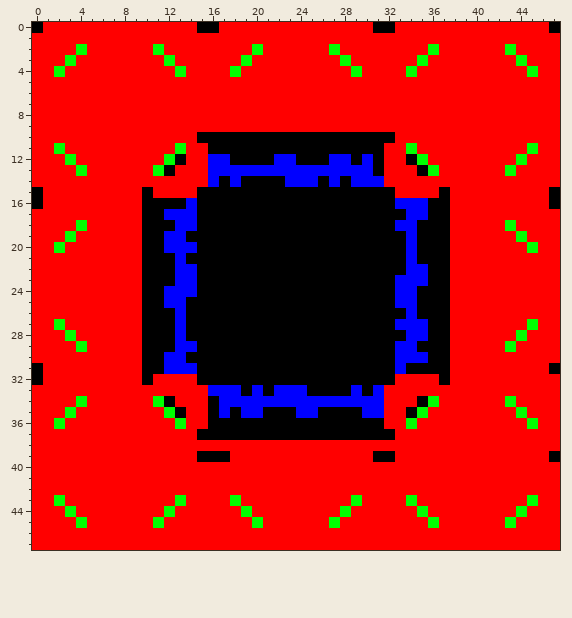
One commit to this pixel-art sprite: Assets/Working files/env_laser.png. This is how it looked before the edit.
The file is 48x48 pixels.
The same view after the edit:
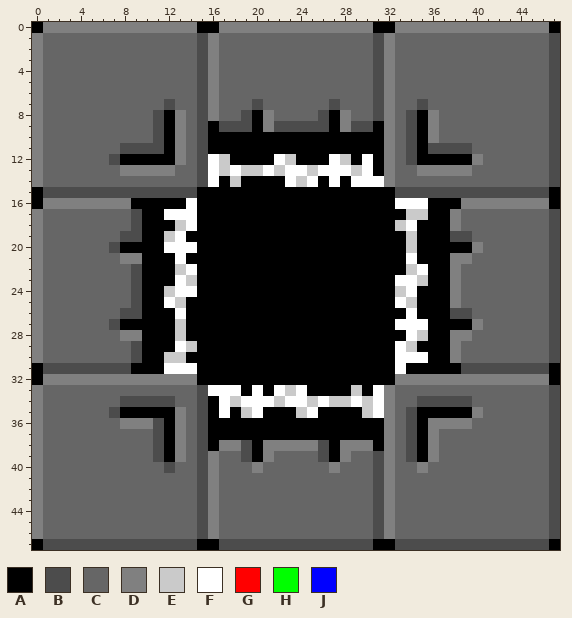
Palette (. is transparent): A #000000  B #4c4c4c  C #666666  D #808080  E #cacaca  F #ffffff  G #ff0000  H #00ff00  J #0000ff
Difference:
Changed rows in their new state; - is an unchanged pixel.
first column x 0:
 0 -DDDDDDDDDDDDDD--DDDDDDDDDDDDDD--DDDDDDDDDDDDDD-
 1 DCCCCCCCCCCCCCCBDCCCCCCCCCCCCCCBDCCCCCCCCCCCCCCB
 2 DCCCCCCCCCCCCCCBDCCCCCCCCCCCCCCBDCCCCCCCCCCCCCCB
 3 DCCCCCCCCCCCCCCBDCCCCCCCCCCCCCCBDCCCCCCCCCCCCCCB
 4 DCCCCCCCCCCCCCCBDCCCCCCCCCCCCCCBDCCCCCCCCCCCCCCB
 5 DCCCCCCCCCCCCCCBDCCCCCCCCCCCCCCBDCCCCCCCCCCCCCCB
 6 DCCCCCCCCCCCCCCBDCCCCCCCCCCCCCCBDCCCCCCCCCCCCCCB
 7 DCCCCCCCCCCCBCCBDCCCBCCCCCCBCCCBDCCBCCCCCCCCCCCB
 8 DCCCCCCCCCCBADCBDCCBADCCCCBADCCBDCBADCCCCCCCCCCB
 9 DCCCCCCCCCCBADCBABBBADBBBBBADBBADCBADCCCCCCCCCCB
10 DCCCCCCCCCCBADCB----------------DCBADCCCCCCCCCCB
11 DCCCCCCCBBBBADCB----------------DCBABBBBCCCCCCCB
12 DCCCCCCBAAAAADCBFE----FE---FE-F-DCBAAAAADCCCCCCB
13 DCCCCCCCDDDDDCCBFEFEEFEFFEFFFEF-DCCDDDDDCCCCCCCB
14 DCCCCCCCCCCCCCCBF-E----FEF-F-FFFDCCCCCCCCCCCCCCB
15 -BBBBBBBBBBBBBB------------------BBBBBBBBBBBBBB-
16 -DDDDDDDDA----F------------------FFF--ADDDDDDDD-
17 DCCCCCCCCB--FFF-------------------EE--DCCCCCCCCB
18 DCCCCCCCCB---EF------------------EF---DCCCCCCCCB
19 DCCCCCCCBB--EF--------------------E---BBCCCCCCCB
20 DCCCCCCBAA--FFF-------------------E---AADCCCCCCB
21 DCCCCCCCDD---F--------------------F---DDCCCCCCCB
22 DCCCCCCCCB---EF-------------------EF--DCCCCCCCCB
23 DCCCCCCCCB---FE------------------FFE--DCCCCCCCCB
24 DCCCCCCCCB--EFF------------------EF---DCCCCCCCCB
25 DCCCCCCCCB--FE-------------------FE---DCCCCCCCCB
26 DCCCCCCCBB---F--------------------F---BBCCCCCCCB
27 DCCCCCCBAA---E-------------------FFF--AADCCCCCCB
28 DCCCCCCCDD---E--------------------FE--DDCCCCCCCB
29 DCCCCCCCCB---FE------------------FE---DCCCCCCCCB
30 DCCCCCCCCB--EE-------------------FFF--DCCCCCCCCB
31 -BBBBBBBBA--FFF------------------F----ABBBBBBBB-
32 -DDDDDDDDDDDDDD------------------DDDDDDDDDDDDDDA
33 DCCCCCCCCCCCCCCBFFF-F-FEF----E-FDCCCCCCCCCCCCCCB
34 DCCCCCCCBBBBBCCB-FEFFFEFFEFEEFEFDCCBBBBBCCCCCCCB
35 DCCCCCCBAAAAADCB-F-EF---EF----EFDCBAAAAADCCCCCCB
36 DCCCCCCCDDDBADCB----------------DCBADDDDCCCCCCCB
37 DCCCCCCCCCCBADCB----------------DCBADCCCCCCCCCCB
38 DCCCCCCCCCCBADCBADDBADDDDDBADDDADCBADCCCCCCCCCCB
39 DCCCCCCCCCCBADCBDCCBADCCCCBADCCBDCBADCCCCCCCCCCB
40 DCCCCCCCCCCCBCCBDCCCDCCCCCCDCCCBDCCDCCCCCCCCCCCB
41 DCCCCCCCCCCCCCCBDCCCCCCCCCCCCCCBDCCCCCCCCCCCCCCB
42 DCCCCCCCCCCCCCCBDCCCCCCCCCCCCCCBDCCCCCCCCCCCCCCB
43 DCCCCCCCCCCCCCCBDCCCCCCCCCCCCCCBDCCCCCCCCCCCCCCB
44 DCCCCCCCCCCCCCCBDCCCCCCCCCCCCCCBDCCCCCCCCCCCCCCB
45 DCCCCCCCCCCCCCCBDCCCCCCCCCCCCCCBDCCCCCCCCCCCCCCB
46 DCCCCCCCCCCCCCCBDCCCCCCCCCCCCCCBDCCCCCCCCCCCCCCB
47 ABBBBBBBBBBBBBBAABBBBBBBBBBBBBBAABBBBBBBBBBBBBBA
